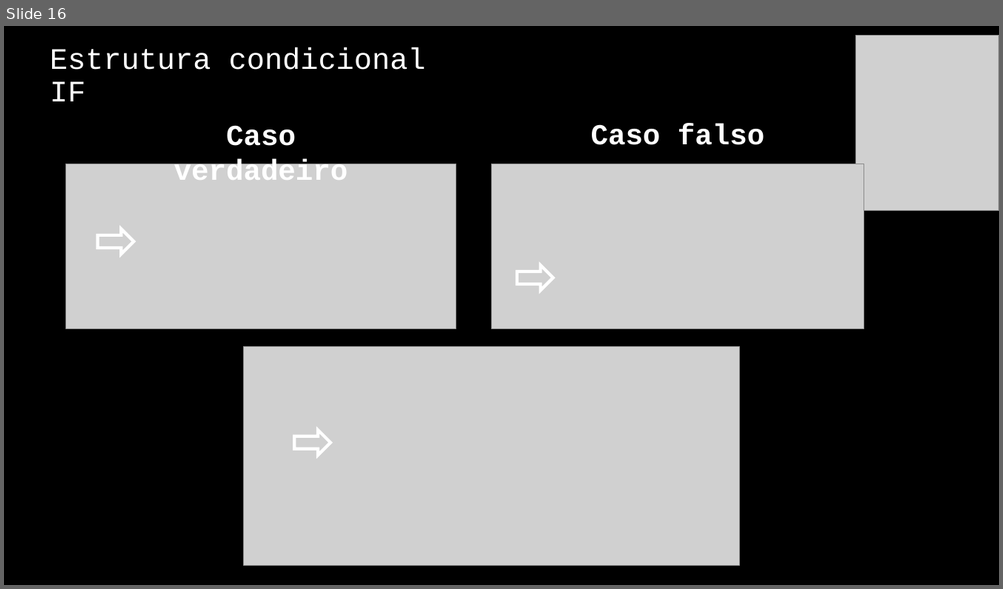
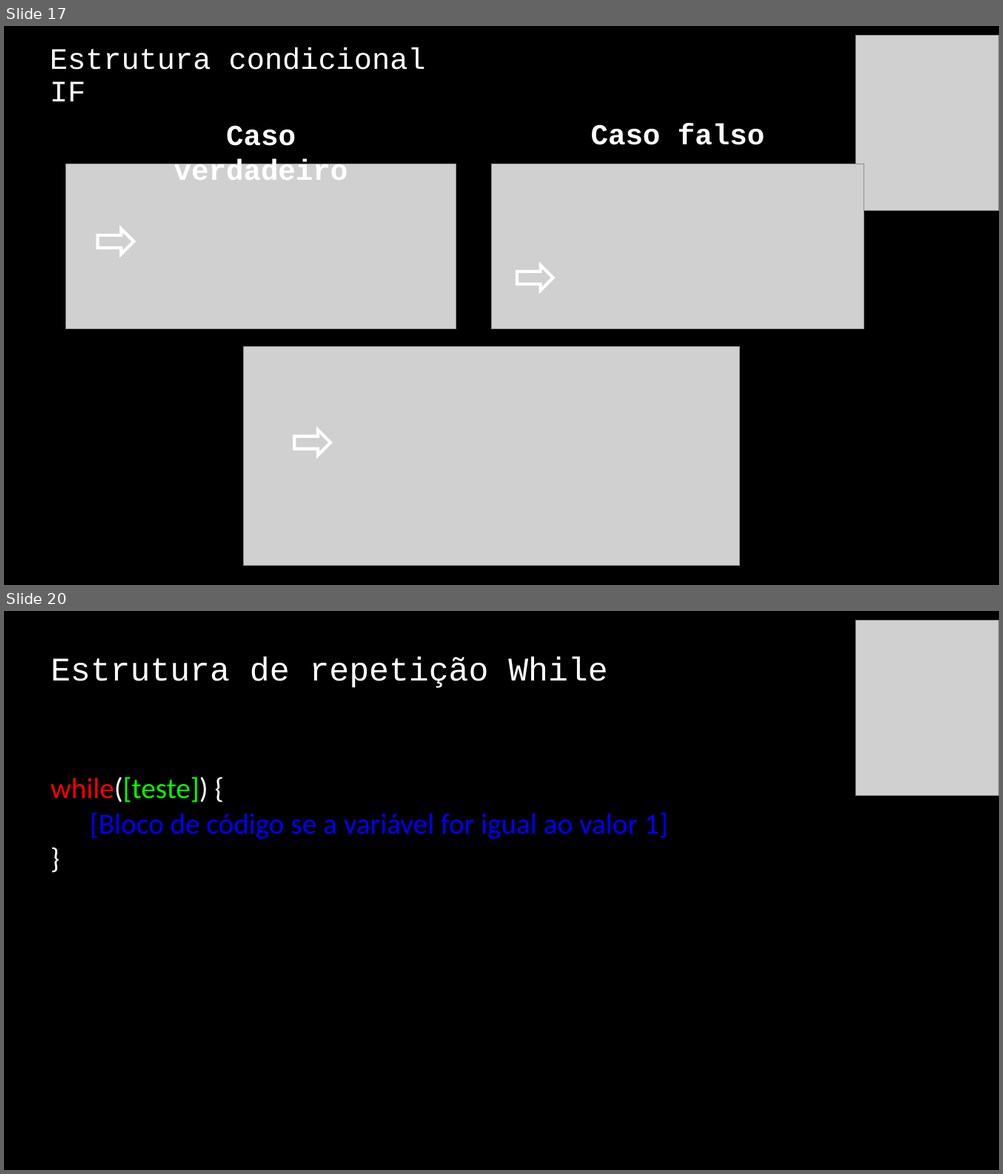
Before and after one commit to jrdutra/algoritmos, a slide deck: material_de_apoio/resumo_pratico.pptx. Shown one above the other, each under a label of ours: slide 16 before the commit, slides 17 and 20 after it; the slides between them are not shown. The pictures are 1003x589 and 1003x1174 pixels, drawn with LibreOffice and Linux fonts; fonts in the diff are those of the drawing; grey boxes stand for pictures. Boxes give left, top, right and bottom in pixels: in the first picture for what was removed or moved away, otherwise in the second. Text is boxed around its words. In the diff, an @@ line names an element or a change of style, - is before the commit and + after.

```diff
--- a/material_de_apoio/resumo_pratico.pptx
+++ b/material_de_apoio/resumo_pratico.pptx
@@ slide 20 added at [4,611,999,1170], background #000000 @@
@@ picture added at [856,620,999,796] @@
@@ title added at [51,658,607,688], 32 pt, text #FFFFFF @@
+Estrutura de repetição While
@@ text added at [51,777,668,839], 28 pt, text #0000FF @@
+while([teste]) {
+[Bloco de código se a variável for igual ao valor 1]
+}
@@ what was slide 16 is now slide 17 @@
```
Also in this commit, not shown: 6 other slides added.
